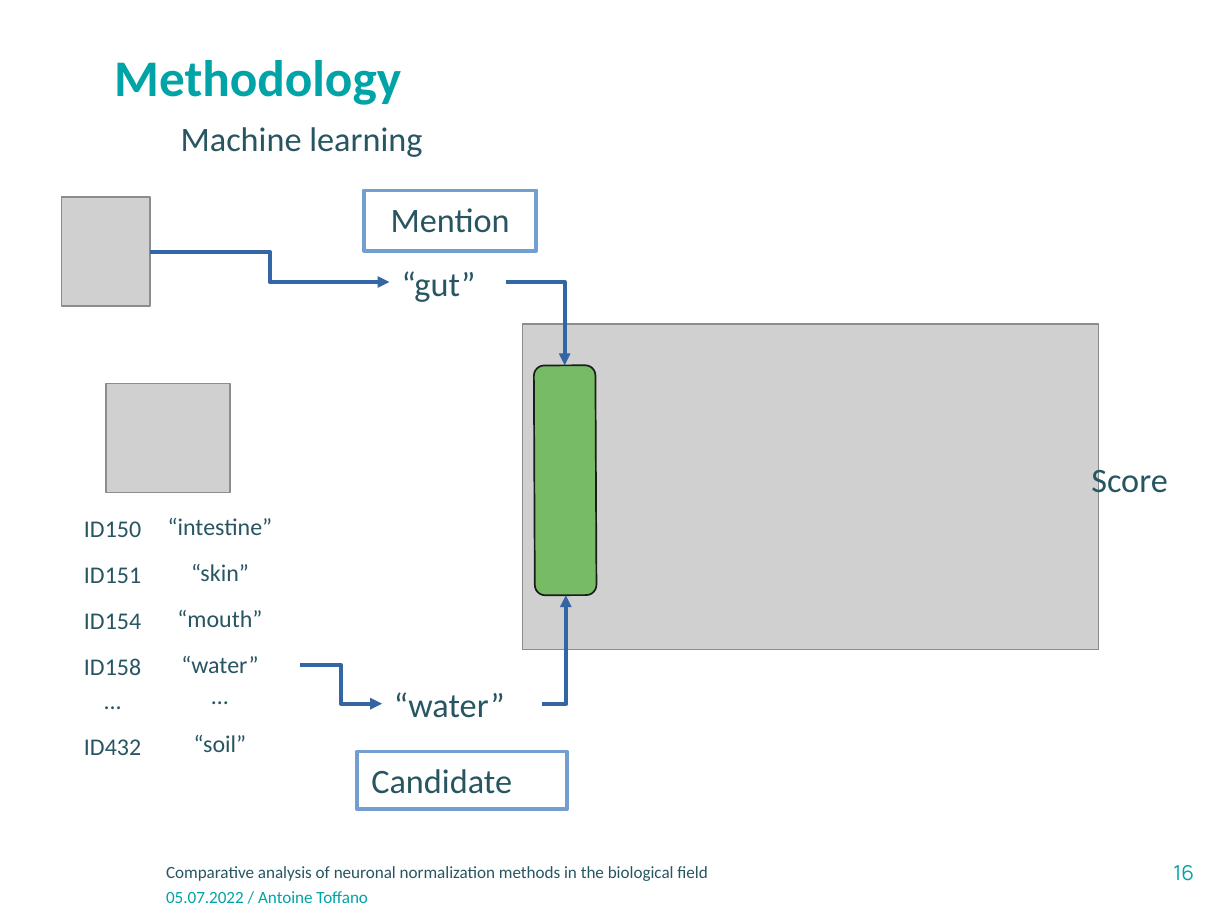
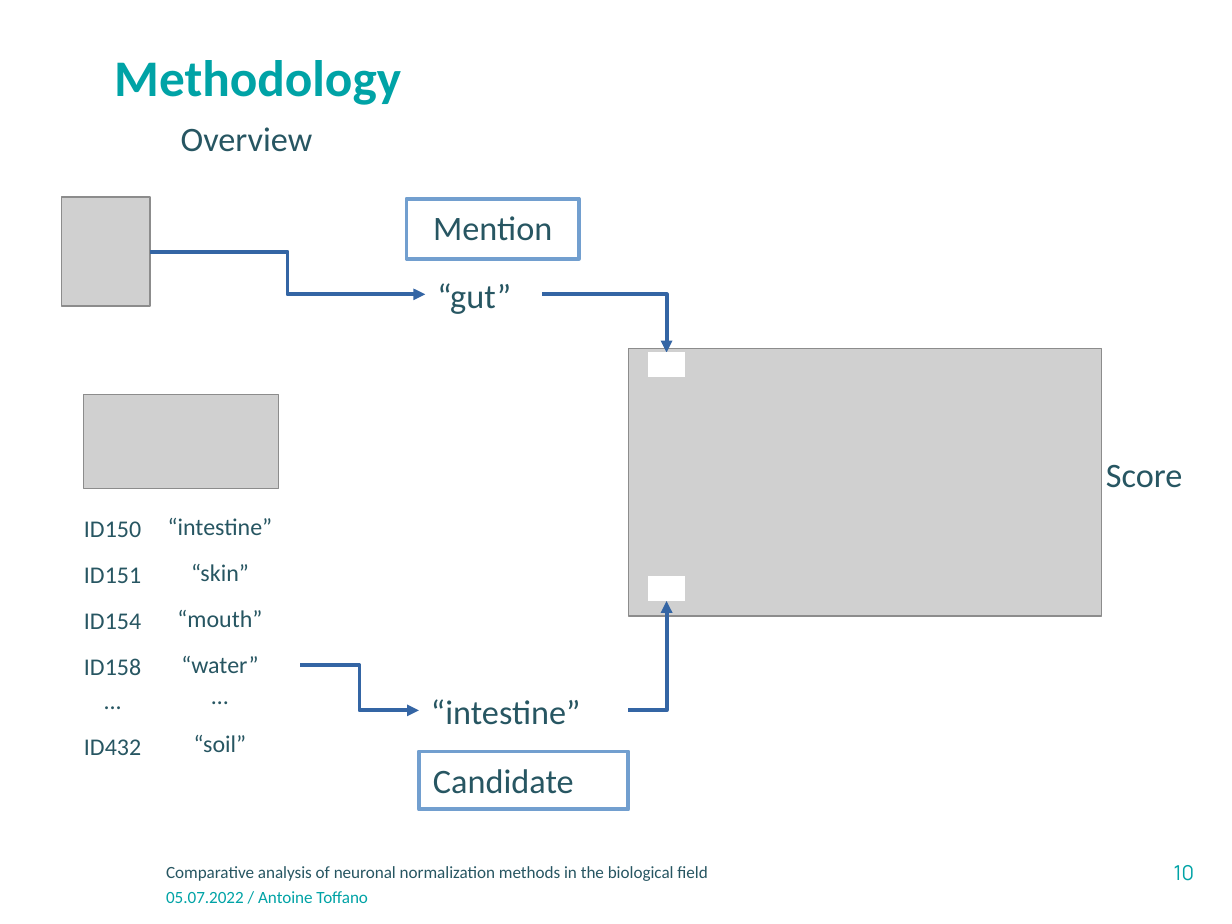
Before and after one commit to atoffano/entity-norm, a slide deck: slide 10 of Presentation-INRAE-format classique_v3.odp (slide 16 before the commit). Drawn at 1232x924 pixels with LibreOffice and Linux fonts; fonts in the diff are those of the drawing; grey boxes stand for pictures; background and template pictures are left out. Boxes give left, top, right and bottom in pixels: in the first picture for what was removed or moved away, otherwise in the second. Text is boxed around its words. In the diff, an @@ line names an element or a change of style, - is before the commit and + after.

```diff
--- a/Presentation-INRAE-format classique_v3.odp
+++ b/Presentation-INRAE-format classique_v3.odp
@@ text at box(181, 127, 313, 152): text changed @@
-Machine learning
+Overview
@@ rectangle "Mention": place and size @@
-rectangle "Mention" at box(363, 191, 536, 251)
+rectangle "Mention" at box(407, 198, 579, 259)
@@ elbow arrow moved from (150, 251) - (389, 282) to (150, 251) - (425, 294) @@
@@ text "“gut”": place and size @@
-text "“gut”" at box(402, 271, 476, 302)
+text "“gut”" at box(437, 283, 511, 314)
@@ elbow arrow moved from (506, 282) - (564, 366) to (542, 294) - (667, 352) @@
@@ picture: place and size @@
-picture at box(522, 324, 1099, 649)
+picture at box(628, 349, 1101, 616)
@@ rectangle added at box(648, 352, 685, 377), fill #FFFFFF, outline #FFFFFF 0 pt @@
@@ rounded rectangle removed at box(534, 366, 597, 595) @@
@@ picture: place and size @@
-picture at box(106, 383, 230, 493)
+picture at box(84, 394, 278, 489)
@@ text "Score" rewrapped from box(1091, 464, 1168, 501) to box(1106, 465, 1183, 488) @@
@@ rectangle added at box(648, 577, 685, 601), fill #FFFFFF, outline #FFFFFF 0 pt @@
@@ elbow arrow moved from (542, 703) - (565, 595) to (628, 711) - (667, 601) @@
@@ elbow arrow moved from (301, 665) - (382, 703) to (301, 665) - (419, 711) @@
@@ text removed at box(394, 692, 505, 718) @@
-“water”
@@ text added at box(431, 699, 581, 725), 20 pt, text #275662 @@
+“intestine”
@@ rectangle "Candidate": place and size @@
-rectangle "Candidate" at box(357, 752, 567, 809)
+rectangle "Candidate" at box(419, 752, 628, 809)
@@ page number at box(1174, 865, 1195, 881): text changed @@
-16
+10
```
Also in this commit, not shown: 12 other slides changed, 1 slide added, 1 slide removed, 3 other files.
